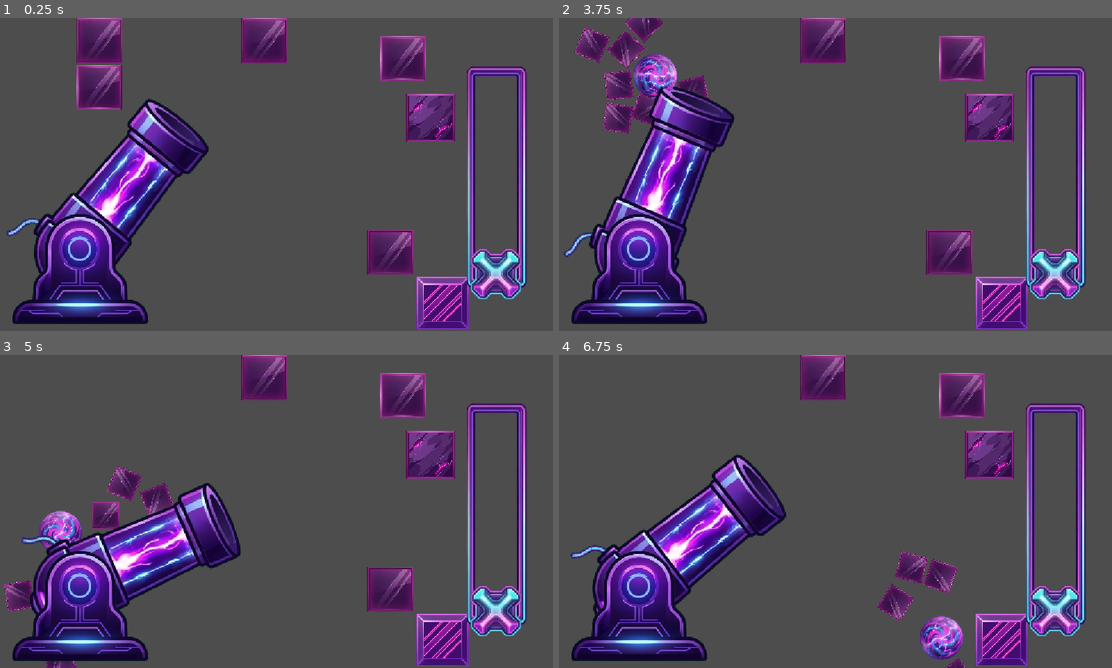
Above: before the commit, frames 1-4 (two rows, left to right).
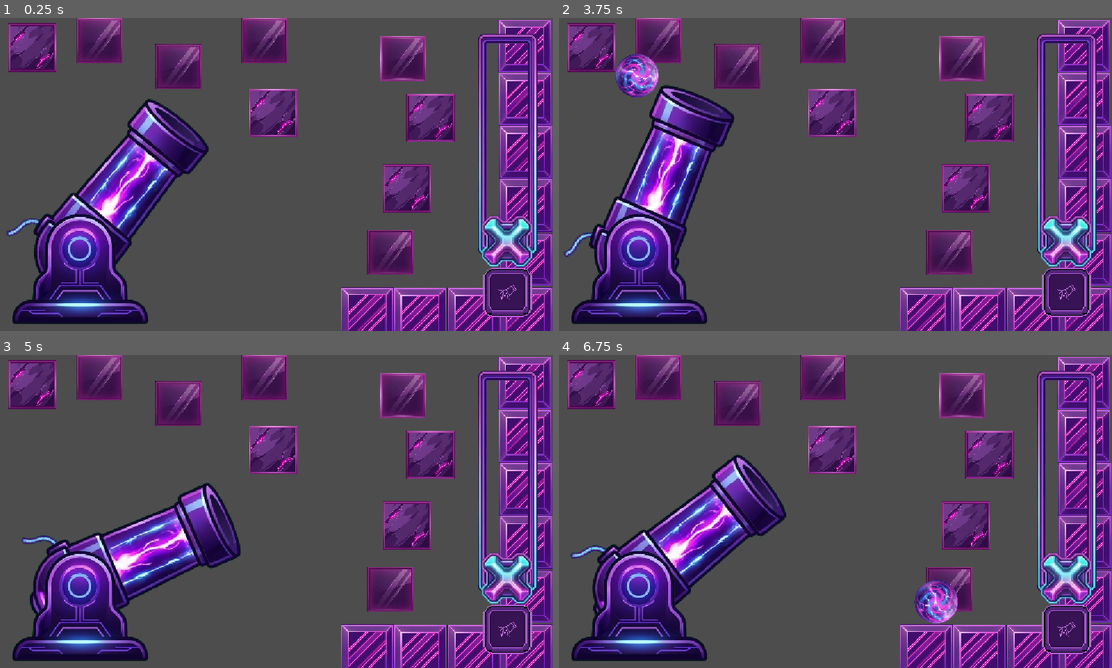
Above: after the commit, the same moments.

Repository: Zidan-09/Arc-Impact
Game: Godot game, scene res://components/cannon-controller/CannonController.tscn
Same seed, same stepped clock (60 frames per second), same inputs: the game is played once before the commit and once after it.
Inputs (mouse positions are in pixels of both pictures, inside the frame that each line leads up to):
- Up to frame 1 (0.25 s): no input
- Up to frame 2 (3.75 s): click (1067, 293) at 0.52 s; click (1067, 293) at 1.27 s; click (1067, 293) at 2.02 s; tap Enter at 2.75 s; drag from (946, 259) to (664, 215) at 2.77 s; tap Space at 3.5 s; drag from (724, 190) to (951, 252) at 3.52 s
- Up to frame 3 (5 s): move the mouse to (331, 442) at 4.27 s; click (331, 442) at 4.42 s
- Up to frame 4 (6.75 s): drag from (807, 574) to (951, 589) at 5.02 s; move the mouse to (1001, 558) at 5.77 s; click (1001, 558) at 5.92 s; tap Space at 6.02 s; drag from (669, 464) to (824, 376) at 6.52 s

The runs differ from the first frame. In frame 1, 23% of the frame differs, in the area x 1-100%, y 0-100%; in frame 2, 25%; in frame 3, 25%, in the area x 0-100%, y 0-100%; in frame 4, 25%.
Error after the commit: Parse Error: Could not resolve super class inheritance from "Obstacle". (res://components/obstacles/glass/glass_obstacle.gd:2)

Commit message:
feat(fire-button): changed button type to textureButton

Diff:
--- a/components/cannon-controller/CannonController.tscn
+++ b/components/cannon-controller/CannonController.tscn
@@ -6,6 +6,7 @@
 [ext_resource type="PackedScene" uid="uid://dyp35o0rt733p" path="res://components/obstacles/glass/glassObstacle.tscn" id="4_hpp5o"]
 [ext_resource type="PackedScene" uid="uid://cdwyigup7yi7r" path="res://components/obstacles/metal/metalObstacle.tscn" id="5_pkjfq"]
 [ext_resource type="PackedScene" uid="uid://cr3negmvstljq" path="res://components/obstacles/stone/stoneObstacle.tscn" id="6_rysqw"]
+[ext_resource type="PackedScene" uid="uid://b5hbfx8760rd3" path="res://components/fire-button/fireButton.tscn" id="7_fqlvo"]
 
 [node name="CannonController" type="Node2D" unique_id=1089180017]
 script = ExtResource("1_vu4is")
@@ -14,10 +15,10 @@
 position = Vector2(173, 523)
 
 [node name="PowerSlider" parent="." unique_id=199311976 instance=ExtResource("2_vu4is")]
-offset_left = 682.99994
-offset_top = -36.000008
-offset_right = 682.99994
-offset_bottom = -36.000008
+offset_left = 706.0
+offset_top = -104.0
+offset_right = 706.0
+offset_bottom = -104.0
 scale = Vector2(0.7, 0.7)
 pivot_offset = Vector2(348, 362)
 mouse_filter = 0
@@ -25,27 +26,178 @@
 [node name="GlassSquare" parent="." unique_id=741610891 instance=ExtResource("4_hpp5o")]
 position = Vector2(815, 485)
 scale = Vector2(0.1, 0.1)
+velocity_retain = null
+shard_count = null
+shard_min_speed = null
+shard_max_speed = null
+shard_spread = null
+shard_min_angular_velocity = null
+shard_max_angular_velocity = null
+hit_scale = null
+hit_duration = null
 
 [node name="GlassSquare2" parent="." unique_id=1403924009 instance=ExtResource("4_hpp5o")]
 position = Vector2(212.00006, 47.00006)
 scale = Vector2(0.1, 0.1)
+velocity_retain = null
+shard_count = null
+shard_min_speed = null
+shard_max_speed = null
+shard_spread = null
+shard_min_angular_velocity = null
+shard_max_angular_velocity = null
+hit_scale = null
+hit_duration = null
 
 [node name="GlassSquare3" parent="." unique_id=1478812978 instance=ExtResource("4_hpp5o")]
-position = Vector2(211, 144)
-scale = Vector2(0.1, 0.1)
+position = Vector2(376, 101)
+scale = Vector2(0.1, 0.1)
+velocity_retain = null
+shard_count = null
+shard_min_speed = null
+shard_max_speed = null
+shard_spread = null
+shard_min_angular_velocity = null
+shard_max_angular_velocity = null
+hit_scale = null
+hit_duration = null
 
 [node name="GlassSquare4" parent="." unique_id=571272308 instance=ExtResource("4_hpp5o")]
 position = Vector2(554, 47.000008)
 scale = Vector2(0.1, 0.1)
+velocity_retain = null
+shard_count = null
+shard_min_speed = null
+shard_max_speed = null
+shard_spread = null
+shard_min_angular_velocity = null
+shard_max_angular_velocity = null
+hit_scale = null
+hit_duration = null
 
 [node name="GlassSquare5" parent="." unique_id=1317840172 instance=ExtResource("4_hpp5o")]
 position = Vector2(841, 84)
 scale = Vector2(0.1, 0.1)
+velocity_retain = null
+shard_count = null
+shard_min_speed = null
+shard_max_speed = null
+shard_spread = null
+shard_min_angular_velocity = null
+shard_max_angular_velocity = null
+hit_scale = null
+hit_duration = null
 
 [node name="MetalSquare" parent="." unique_id=759896926 instance=ExtResource("5_pkjfq")]
-position = Vector2(923, 590)
-scale = Vector2(0.2, 0.2)
+position = Vector2(988, 613)
+scale = Vector2(0.2, 0.2)
+hit_scale = null
+hit_duration = null
+
+[node name="MetalSquare8" parent="." unique_id=1435183163 instance=ExtResource("5_pkjfq")]
+position = Vector2(876, 613)
+scale = Vector2(0.2, 0.2)
+hit_scale = null
+hit_duration = null
+
+[node name="MetalSquare9" parent="." unique_id=1158163678 instance=ExtResource("5_pkjfq")]
+position = Vector2(767, 612)
+scale = Vector2(0.2, 0.2)
+hit_scale = null
+hit_duration = null
+
+[node name="MetalSquare2" parent="." unique_id=1921474090 instance=ExtResource("5_pkjfq")]
+position = Vector2(1093, 58.00006)
+scale = Vector2(0.2, 0.2)
+hit_scale = null
+hit_duration = null
+
+[node name="MetalSquare3" parent="." unique_id=32481408 instance=ExtResource("5_pkjfq")]
+position = Vector2(1094, 168)
+scale = Vector2(0.2, 0.2)
+hit_scale = null
+hit_duration = null
+
+[node name="MetalSquare4" parent="." unique_id=192707492 instance=ExtResource("5_pkjfq")]
+position = Vector2(1095, 278)
+scale = Vector2(0.2, 0.2)
+hit_scale = null
+hit_duration = null
+
+[node name="MetalSquare5" parent="." unique_id=2110278795 instance=ExtResource("5_pkjfq")]
+position = Vector2(1095, 388)
+scale = Vector2(0.2, 0.2)
+hit_scale = null
+hit_duration = null
+
+[node name="MetalSquare6" parent="." unique_id=844114284 instance=ExtResource("5_pkjfq")]
+position = Vector2(1095, 500)
+scale = Vector2(0.2, 0.2)
+hit_scale = null
+hit_duration = null
+
+[node name="MetalSquare7" parent="." unique_id=816500154 instance=ExtResource("5_pkjfq")]
+position = Vector2(1095, 612)
+scale = Vector2(0.2, 0.2)
+hit_scale = null
+hit_duration = null
 
 [node name="StoneObstacle" parent="." unique_id=1462746437 instance=ExtResource("6_rysqw")]
 position = Vector2(898, 207)
 scale = Vector2(0.2, 0.2)
+velocity_retain = null
+shard_count = null
+shard_min_speed = null
+shard_max_speed = null
+shard_spread = null
+shard_min_angular_velocity = null
+shard_max_angular_velocity = null
+hit_scale = null
+hit_duration = null
+
+[node name="StoneObstacle2" parent="." unique_id=658829644 instance=ExtResource("6_rysqw")]
+position = Vector2(849, 353)
+scale = Vector2(0.2, 0.2)
+velocity_retain = null
+shard_count = null
+shard_min_speed = null
+shard_max_speed = null
+shard_spread = null
+shard_min_angular_velocity = null
+shard_max_angular_velocity = null
+hit_scale = null
+hit_duration = null
+
+[node name="StoneObstacle3" parent="." unique_id=275346122 instance=ExtResource("6_rysqw")]
+position = Vector2(572, 197.00002)
+scale = Vector2(0.2, 0.2)
+velocity_retain = null
+shard_count = null
+shard_min_speed = null
+shard_max_speed = null
+shard_spread = null
+shard_min_angular_velocity = null
+shard_max_angular_velocity = null
+hit_scale = null
+hit_duration = null
+
+[node name="StoneObstacle4" parent="." unique_id=1033066754 instance=ExtResource("6_rysqw")]
+position = Vector2(72.00003, 61.000015)
+scale = Vector2(0.2, 0.2)
+velocity_retain = null
+shard_count = null
+shard_min_speed = null
+shard_max_speed = null
+shard_spread = null
+shard_min_angular_velocity = null
+shard_max_angular_velocity = null
+hit_scale = null
+hit_duration = null
+
+[node name="FireButton" parent="." unique_id=844494482 instance=ExtResource("7_fqlvo")]
+offset_left = 1008.0
+offset_top = 518.0
+offset_right = 1108.0
+offset_bottom = 618.0
+ignore_texture_size = true
+stretch_mode = 6
--- a/components/fire-button/fireButton.tscn
+++ b/components/fire-button/fireButton.tscn
@@ -3,24 +3,8 @@
 [ext_resource type="Texture2D" uid="uid://dkuhnlcfndijl" path="res://assets/buttons/fire/activeFireButton.png" id="1_6lvp3"]
 [ext_resource type="Texture2D" uid="uid://c1c3juqifwg4o" path="res://assets/buttons/fire/inactiveFireButton.png" id="2_ar4my"]
 
-[node name="Button" type="Button" unique_id=84705061]
-anchors_preset = 8
-anchor_left = 0.5
-anchor_top = 0.5
-anchor_right = 0.5
-anchor_bottom = 0.5
-offset_left = -250.0
-offset_top = -250.0
-offset_right = 204.0
-offset_bottom = 212.0
-grow_horizontal = 2
-grow_vertical = 2
-
-[node name="active" type="Sprite2D" parent="." unique_id=489746140]
-position = Vector2(227, 227)
-scale = Vector2(1, 1.0213484)
-texture = ExtResource("1_6lvp3")
-
-[node name="inactive" type="Sprite2D" parent="." unique_id=146562662]
-position = Vector2(226, 231)
-texture = ExtResource("2_ar4my")
+[node name="FireButton" type="TextureButton" unique_id=844494482]
+offset_right = 40.0
+offset_bottom = 40.0
+texture_normal = ExtResource("2_ar4my")
+texture_pressed = ExtResource("1_6lvp3")
--- a/components/fire-button/fire_button.gd
+++ /dev/null
@@ -1,14 +0,0 @@
-extends Button
-
-@onready var activeTexture = $active
-@onready var inactiveTexture = $inactive
-
-func _ready() -> void:
-	activeTexture.visible = false
-	inactiveTexture.visible = true
-
-	pressed.connect(_on_pressed)
-
-func _on_pressed() -> void:
-	activeTexture.visible = true
-	inactiveTexture.visible = false
--- a/components/obstacles/obstacle.gd
+++ b/components/obstacles/obstacle.gd
@@ -32,7 +32,7 @@
 		is_processing_hit = false
 		return
 
-	on_hit_completed(bullet, impact_position)
+ 	on_hit_completed(bullet, impact_position)
 
 	is_processing_hit = false
 
Not shown, removed: components/fire-button/fire_button.gd.uid
